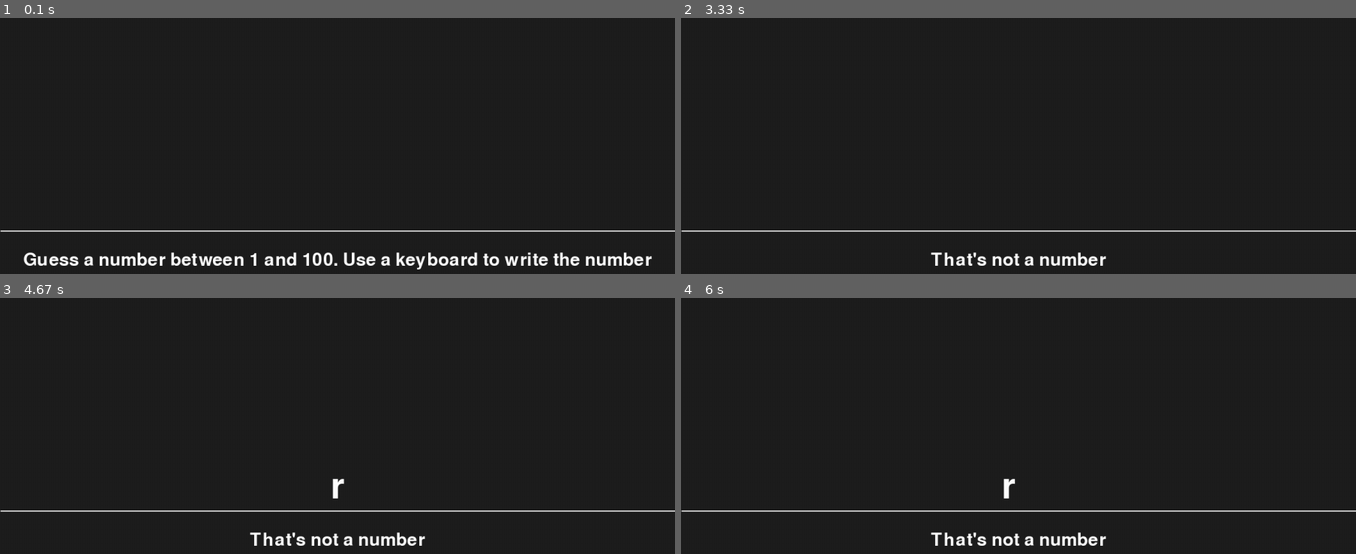
Above: before the commit, frames 1-4 (two rows, left to right).
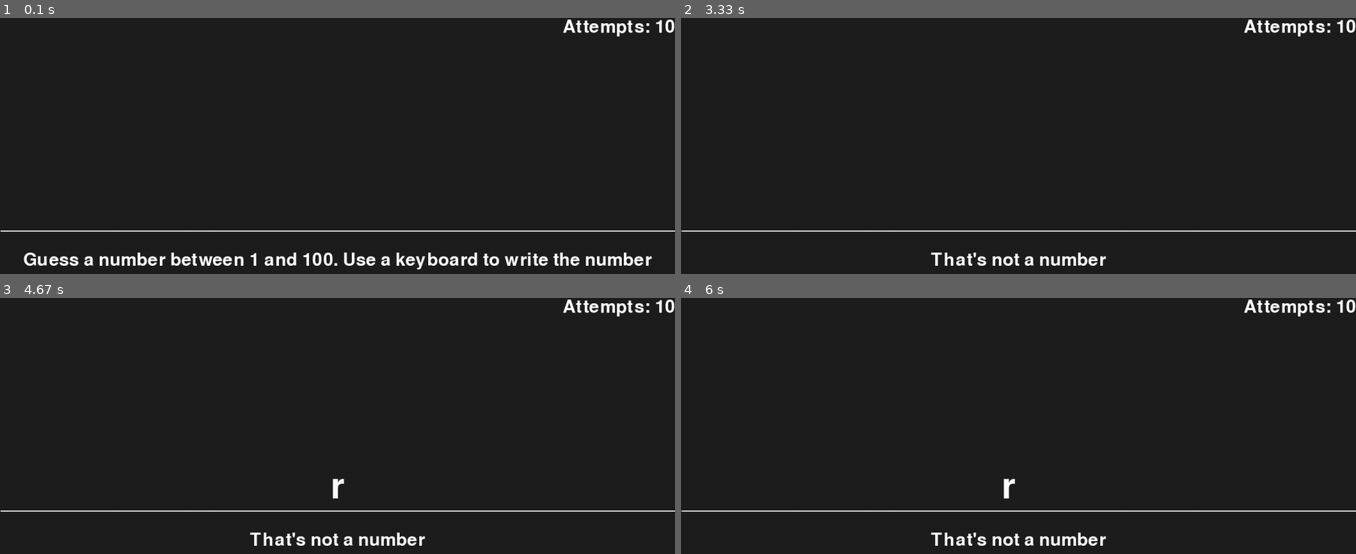
Above: after the commit, the same moments.

Repository: UA-4593-PythonFundamentals/ua4593
Game: pygame game, started from hw/hw09/aomelian/Task1.py
The game is run twice, just before and just after one commit, with the same random seed, the same clock (stepped at 60 frames per second) and the same inputs.
Inputs:
- Up to frame 1 (0.1 s): no input
- Up to frame 2 (3.33 s): hold R 0.33-0.8 s; hold Backspace 1-1.47 s; tap Enter at 3 s
- Up to frame 3 (4.67 s): hold R 3.33-3.8 s
- Up to frame 4 (6 s): tap Space at 5.33, 5.73 s

The runs differ from the first frame. In frame 1, 0.4% of the frame differs, in the area x 83-100%, y 0-8%; in frame 2, 0.4%; in frame 3, 0.4%; in frame 4, 0.4%.

Commit message:
Add attempts, fix some bugs

Diff:
--- a/hw/hw09/aomelian/Task1.py
+++ b/hw/hw09/aomelian/Task1.py
@@ -1,6 +1,6 @@
+
 import pygame
 import random
-
 pygame.init()
 screen_height = 720
 screen_width =  1280
@@ -16,11 +16,14 @@
 rand_number = random.randint(1, 100)
 line_color = (255,255,255)
 game_state = False
+attempt = 10
 
-
+print(rand_number)
 while running:
+    attempt_surface = small_font.render(f"Attempts: {attempt}", True, (255,255,255))
     input_surface = large_font.render(text, True, (255,255,255))
     instruction_surface = small_font.render(instruction_text, True, (255,255,255))
+    attempt_rect = attempt_surface.get_rect(topright=screen.get_rect().topright)
     input_rect = input_surface.get_rect(center=screen.get_rect().center)
     instruction_rect = instruction_surface.get_rect(center=(center_x, center_y + 100))
     for event in pygame.event.get():
@@ -38,22 +41,27 @@
                         line_color = (255,165,0)
                         instruction_text = "Warm! You are close"
                         text = ""
+                        attempt = attempt - 1
                     elif 6 <= abs(rand_number - guess) <= 25:
                         line_color = (0, 0, 255)
                         instruction_text = "Cold!"
                         text = ""
+                        attempt = attempt - 1
                     elif 26 <= abs(rand_number - guess) <= 99:
                         line_color = "aqua"
                         instruction_text = "Very cold!"
                         text = ""
+                        attempt = attempt - 1
                     else:
                         text = ""
                 except ValueError:
                     instruction_text = "That's not a number"
             elif event.key == pygame.K_BACKSPACE:
-               text = text[:-1]
+               if not game_state and attempt > 0:
+                text = text[:-1]
             else:
-                text += event.unicode
+                if not game_state and attempt > 0:
+                    text += event.unicode
             if game_state:
                 instruction_text = "It's correct! Press R to restart the game"
                 if event.key == pygame.K_r:
@@ -62,13 +70,22 @@
                     line_color = (255,255,255)
                     text = ""
                     game_state = False
-
+            if attempt == 0:
+                instruction_text = "You are out of your attempts. Press R to restart"
+                if event.key == pygame.K_r:
+                    instruction_text = "Hey! Guess a number from 1 to 100"
+                    rand_number = random.randint(1, 100)
+                    line_color = (255,255,255)
+                    text = ""
+                    game_state = False
+                    attempt = 10
     screen.fill((30, 30, 30))
+    screen.blit(attempt_surface, attempt_rect)
     screen.blit(input_surface, input_rect)
     screen.blit(instruction_surface, instruction_rect)
     pygame.draw.line(screen, line_color, (1, input_rect.bottom + 10), (1280, input_rect.bottom + 10), 2)
     pygame.display.flip()
 
-    clock.tick(25)  # limits FPS to 60
+    clock.tick(25)
 
 pygame.quit()
